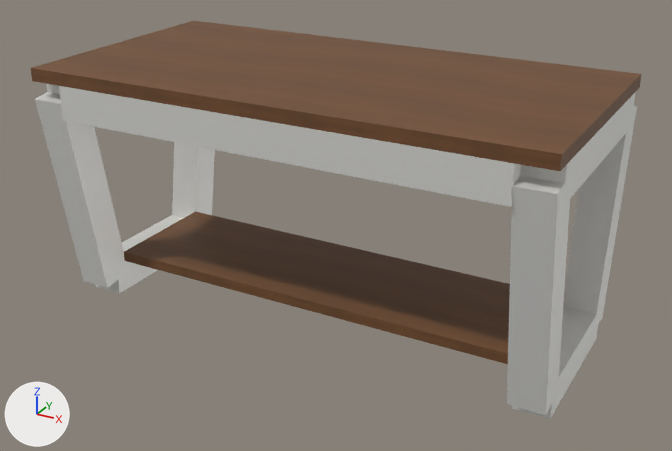
The glTF model img/modelos/mesa-living-nord-estante-nogal-blanco.glb as it was, and as the next commit left it.
Camera for both pictures: a 50 mm camera at (0.976, -1.759, 1.111) aimed at (0.019, -0.018, 0.241). Lighting does not change. The marker at lower left points along +X, +Y and +Z. The first picture is the older version.

The scene before the commit, as lines of its bpy script (objects in view):
```python
ob_estante_inferior_de_madera__proporción_aproximada = bpy.data.objects.new('Estante inferior de madera (proporción aproximada)', me_madera)
ob_estante_inferior_de_madera__proporción_aproximada.location = (0.0, 0.0, 0.092)
ob_estante_inferior_de_madera__proporción_aproximada.scale = (1.04, 0.3, 0.025)
ob_pata_inclinada_hacia_adentro__perfil_80_x_80_mm_001 = bpy.data.objects.new('Pata inclinada hacia adentro, perfil 80 x 80 mm.001', me_hierro)
ob_pata_inclinada_hacia_adentro__perfil_80_x_80_mm_001.location = (-0.56, -0.22, 0.287)
ob_pata_inclinada_hacia_adentro__perfil_80_x_80_mm_001.rotation_euler = (-1.411, 0.0, 0.0)  # degrees (-81, 0, 0)
ob_pata_inclinada_hacia_adentro__perfil_80_x_80_mm_001.scale = (0.08, 0.501, 0.08)
ob_pata_inclinada_hacia_adentro__perfil_80_x_80_mm_002 = bpy.data.objects.new('Pata inclinada hacia adentro, perfil 80 x 80 mm.002', me_hierro)
ob_pata_inclinada_hacia_adentro__perfil_80_x_80_mm_002.location = (0.56, 0.22, 0.287)
ob_pata_inclinada_hacia_adentro__perfil_80_x_80_mm_002.rotation_euler = (-1.731, 0.0, 0.0)  # degrees (-99, 0, 0)
ob_pata_inclinada_hacia_adentro__perfil_80_x_80_mm_002.scale = (0.08, 0.501, 0.08)
ob_pata_inclinada_hacia_adentro__perfil_80_x_80_mm_003 = bpy.data.objects.new('Pata inclinada hacia adentro, perfil 80 x 80 mm.003', me_hierro)
ob_pata_inclinada_hacia_adentro__perfil_80_x_80_mm_003.location = (0.56, -0.22, 0.287)
ob_pata_inclinada_hacia_adentro__perfil_80_x_80_mm_003.rotation_euler = (-1.411, 0.0, 0.0)  # degrees (-81, 0, 0)
ob_pata_inclinada_hacia_adentro__perfil_80_x_80_mm_003.scale = (0.08, 0.501, 0.08)
ob_travesaño_inferior_del_trapecio__ancho_exterior_44_cm = bpy.data.objects.new('Travesaño inferior del trapecio, ancho exterior 44 cm', me_hierro)
ob_travesaño_inferior_del_trapecio__ancho_exterior_44_cm.location = (-0.56, 0.0, 0.04)
ob_travesaño_inferior_del_trapecio__ancho_exterior_44_cm.scale = (0.08, 0.36, 0.08)
# also in view: 'Tapa de madera maciza 120 x 60 x 3 cm' at (0.0, 0.0, 0.585); 'Travesaño inferior del trapecio, ancho exterior 44 cm.001' at (0.56, 0.0, 0.04); 'Pata inclinada hacia adentro, perfil 80 x 80 mm' at (-0.56, 0.22, 0.287); 'Travesaño superior del trapecio, ancho exterior 60 cm.001' at (0.56, 0.0, 0.53); 'Larguero longitudinal superior de hierro 80 x 80 mm.001' at (0.0, -0.26, 0.53)
```
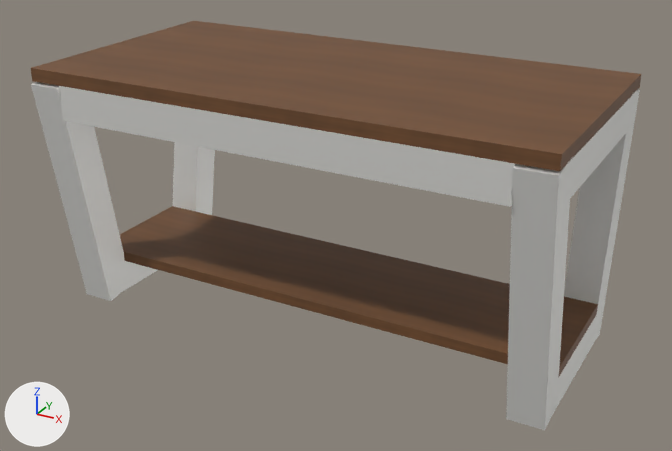
What changed in the scene script:
```text
Change ob_pata_inclinada_hacia_adentro__perfil_80_x_80_mm_001:
    ob_pata_inclinada_hacia_adentro__perfil_80_x_80_mm_001.location: (-0.56, -0.22, 0.287) -> (-0.56, -0.22, 0.285)
    ob_pata_inclinada_hacia_adentro__perfil_80_x_80_mm_001.scale: (0.08, 0.501, 0.08) -> (0.08, 0.577, 0.08)
Change ob_pata_inclinada_hacia_adentro__perfil_80_x_80_mm_002:
    ob_pata_inclinada_hacia_adentro__perfil_80_x_80_mm_002.scale: (0.08, 0.501, 0.08) -> (0.08, 0.577, 0.08)
Change ob_pata_inclinada_hacia_adentro__perfil_80_x_80_mm_003:
    ob_pata_inclinada_hacia_adentro__perfil_80_x_80_mm_003.scale: (0.08, 0.501, 0.08) -> (0.08, 0.577, 0.08)
Change ob_estante_inferior_de_madera__proporción_aproximada:
    ob_estante_inferior_de_madera__proporción_aproximada.scale: (1.04, 0.3, 0.025) -> (1.2, 0.3, 0.025)
```

Pixel boxes (x1, y1, x2, y2) of what changed, in the pictures (672 x 451 px):
'Estante inferior de madera (proporción aproximada)', rescaled: before (124, 211, 510, 364); after (120, 206, 598, 378)
'Pata inclinada hacia adentro, perfil 80 x 80 mm.003', rescaled (13% taller): before (507, 173, 572, 415); after (506, 156, 573, 430)
'Pata inclinada hacia adentro, perfil 80 x 80 mm.001', moved, rescaled (7% wider, 12% taller): before (35, 92, 128, 288); after (31, 82, 131, 301)
'Pata inclinada hacia adentro, perfil 80 x 80 mm.002', rescaled (14% taller): before (563, 105, 637, 328); after (564, 90, 640, 344)
'Travesaño inferior del trapecio, ancho exterior 44 cm', unchanged, covered by the edit: before (96, 215, 184, 294); after (117, 261, 157, 291)
